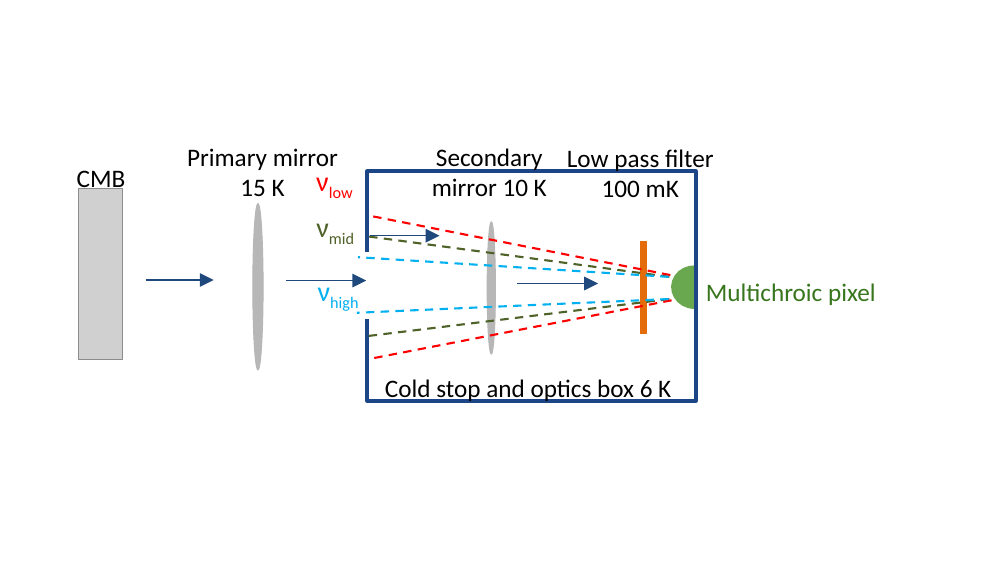
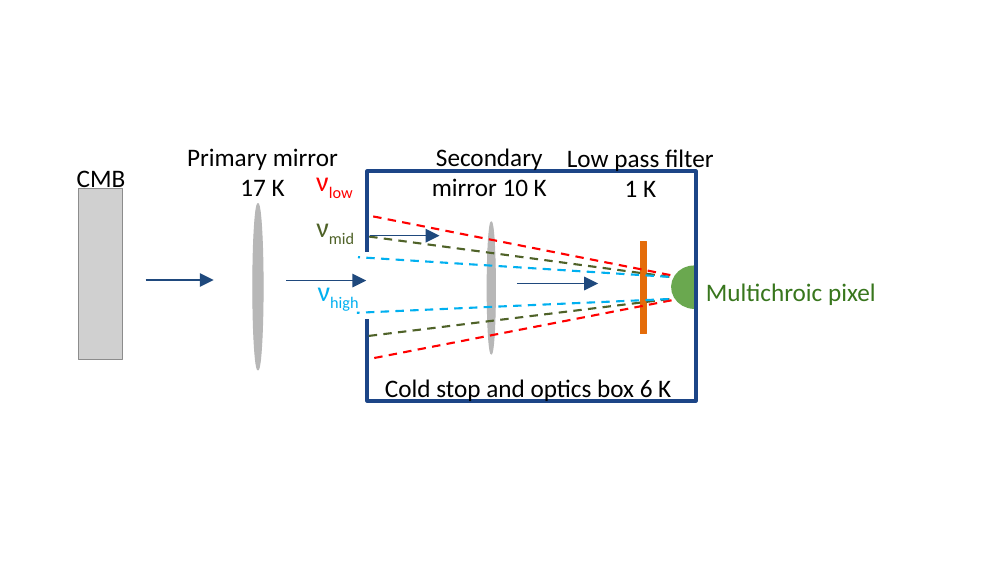
Before and after one commit to CMB-Probe/SPIE_optics_paper, a slide deck: slide 1 of editing_images/load_calc_MCP.pptx. Drawn at 1008x567 pixels with LibreOffice and Linux fonts; fonts in the diff are those of the drawing; grey boxes stand for pictures. Boxes give left, top, right and bottom in pixels: in the first picture for what was removed or moved away, otherwise in the second. Text is boxed around its words. In the diff, an @@ line names an element or a change of style, - is before the commit and + after.

```diff
--- a/editing_images/load_calc_MCP.pptx
+++ b/editing_images/load_calc_MCP.pptx
@@ text at (187, 148, 338, 196): text changed @@
-Primary mirror 15 K
+Primary mirror 17 K
@@ text at (567, 149, 714, 197): text changed @@
-Low pass filter 100 mK
+Low pass filter 1 K
```
Also in this commit, not shown: 9 other files.
